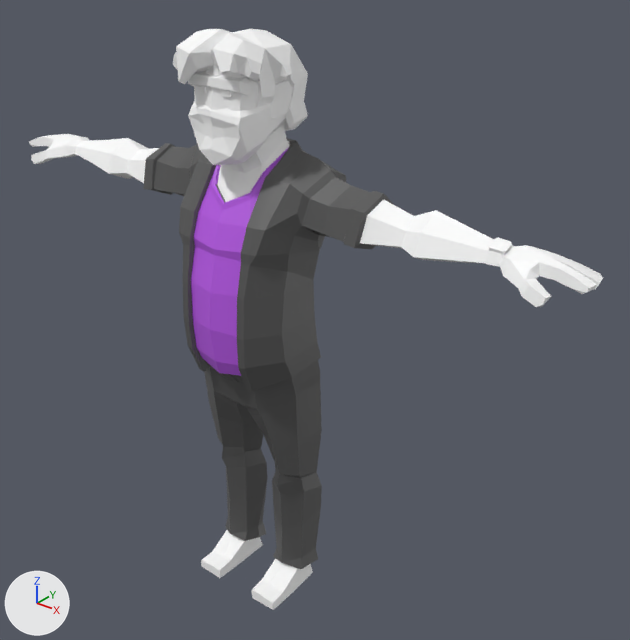
Before and after pictures for a commit that changed the FBX model Assets/Models/SK_VIP.fbx.
Before and after are seen from a 50 mm lens placed at (1.64, -1.75, 2.12), pointed at (0.13, 0.14, 0.95). The lights are fixed; the arrows at lower left show +X, +Y and +Z. Where no turn or scale is listed for an object, it has been applied to the vertices.

The scene before the commit, as lines of its bpy script (objects in view):
```python
mat_cloths_1 = principled_material('Cloths_1')
mat_cloths_1.base_color = (0.0959, 0.0959, 0.0959)  # dark grey #575757
me_mesh = bpy.data.meshes.new('Mesh')
me_mesh.from_pydata(...)  # 889 vertices, 964 faces; spans x -1.02..1.02, y -0.19..0.19, z 0.0..1.82
# faces by material slot: [578, 353, 33]
me_mesh.materials.append(mat_character)  # white #ffffff
me_mesh.materials.append(mat_cloths_1)  # dark grey #575757
me_mesh.materials.append(mat_cloths_2)  # purple #b959e7
ob_sk_character_father_02 = bpy.data.objects.new('SK_Character_Father_02', me_mesh)
ob_sk_character_father_02.location = (0.0, 0.0, 0.0)
```
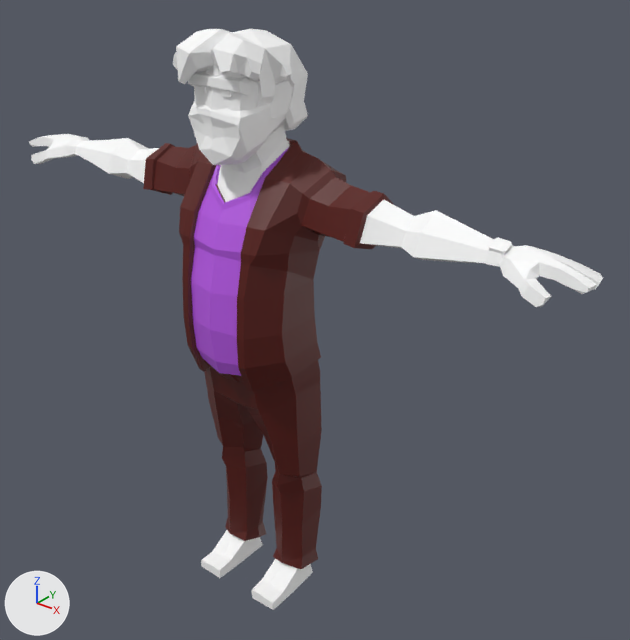
Pixel boxes [x1, y1, x2, y2] of what changed, in the pictures (630 x 640 px):
'SK_Character_Father_02', recoloured
    both: [141, 138, 394, 571]

What changed in the scene script:
```text
Change mat_cloths_1:
    mat_cloths_1.base_color: (0.0959, 0.0959, 0.0959) -> (0.0959, 0.00522, 0.00177)  # dark grey #575757 -> dark red #571006
```
